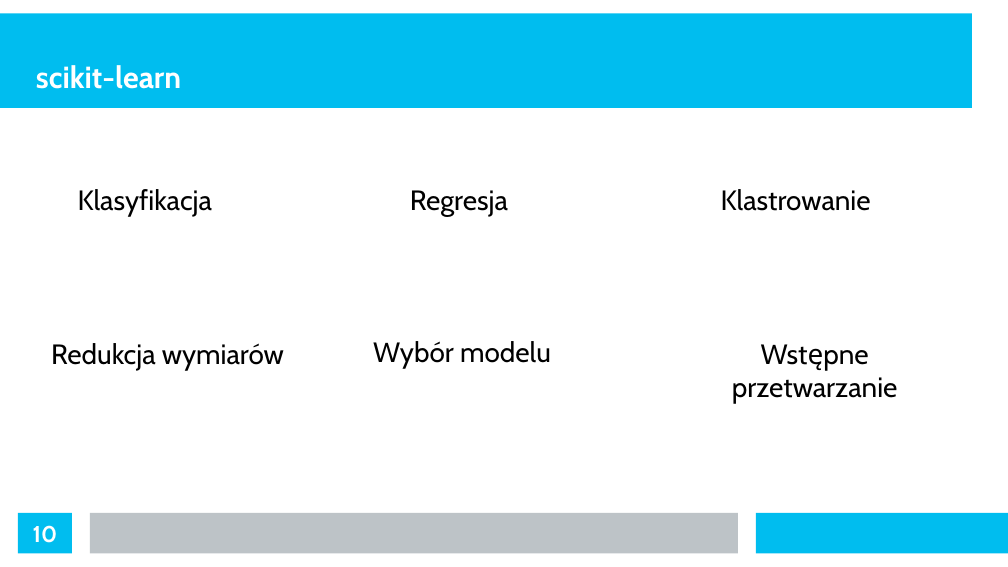
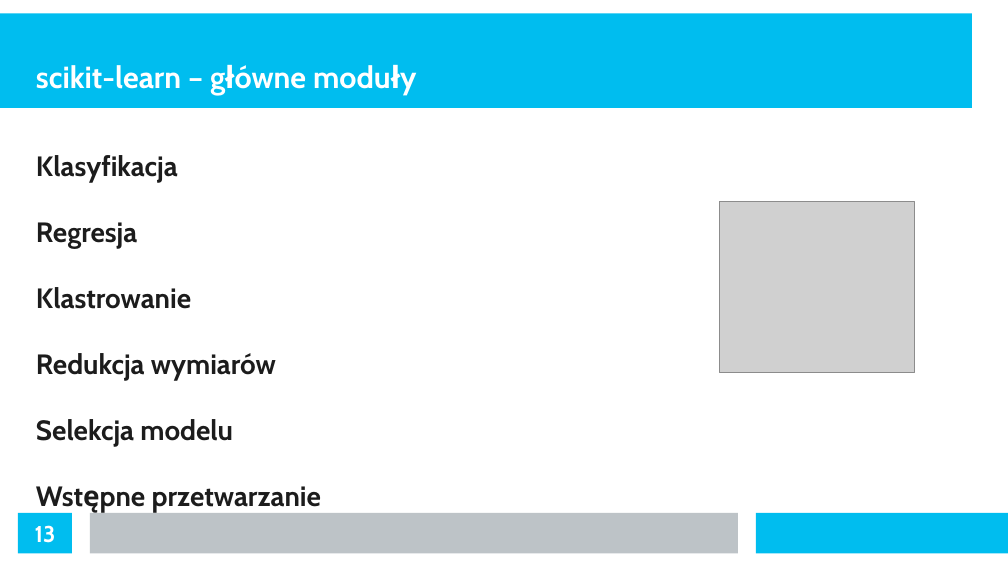
Before and after one commit to Ritsuki/PyWaw_01_2017, a slide deck: slide 13 of praktyczny_wstep_do_ML.odp (slide 10 before the commit). Drawn at 1008x567 pixels with LibreOffice and Linux fonts; fonts in the diff are those of the drawing; grey boxes stand for pictures. Boxes give left, top, right and bottom in pixels: in the first picture for what was removed or moved away, otherwise in the second. Text is boxed around its words. In the diff, an @@ line names an element or a change of style, - is before the commit and + after.

```diff
--- a/praktyczny_wstep_do_ML.odp
+++ b/praktyczny_wstep_do_ML.odp
@@ text added at bbox=[36, 155, 321, 512], 22 pt, text #1C1C1C, bold @@
+Klasyfikacja
+Regresja
+Klastrowanie
+Redukcja wymiarów
+Selekcja modelu
+Wstępne przetwarzanie
@@ text removed at bbox=[78, 189, 213, 217] @@
-Klasyfikacja
@@ text removed at bbox=[410, 190, 508, 217] @@
-Regresja
@@ picture added at bbox=[720, 201, 915, 373] @@
@@ text removed at bbox=[721, 189, 871, 211] @@
-Klastrowanie
@@ text removed at bbox=[51, 343, 284, 370] @@
-Redukcja wymiarów
@@ text removed at bbox=[373, 341, 551, 369] @@
-Wybór modelu
@@ text removed at bbox=[732, 377, 898, 404] @@
-Wstępne przetwarzanie
@@ page number at bbox=[35, 525, 56, 543]: text changed @@
-10
+13
```
Also in this commit, not shown: 4 other slides changed, 2 slides added, 2 other files.
